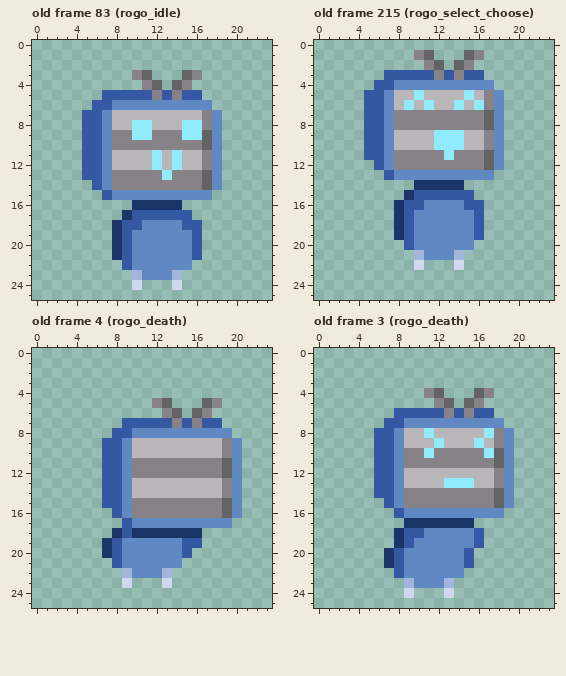
One commit to this pixel-art file: RawResources/Characters/Rogo/rogo.aseprite. This is how it looked before the edit.
24x26 pixels, 306 frames. Colours within 5 levels of each other are drawn and written as one. Shown: old frame 83 (rogo_idle), old frame 215 (rogo_select_choose), old frame 4 (rogo_death), old frame 3 (rogo_death). The commit also changed other frames, which this record leaves out.
The same view after the edit:
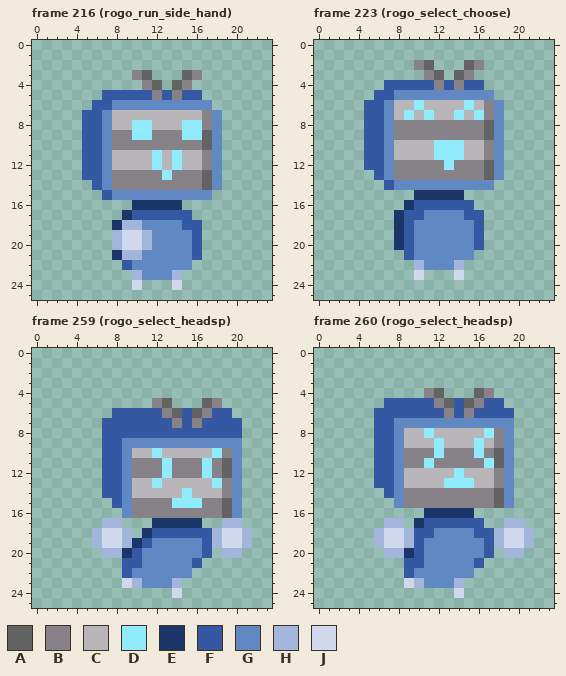
Palette (. is transparent): A #636363  B #878288  C #b8b6b9  D #90ebfd  E #1b3568  F #3458a2  G #6088c3  H #a3b5db  J #d0d8ed
A new or re-ordered frame is compared with the old frame closest to it.
Message: Add remaining character sprites and animations for Rogo
Diff:
frames 306 -> 347
layer "hands" added
Frame 216 (rogo_run_side_hand) is new; against old frame 83 (rogo_idle), layer "hands":
y 18: x 9..10 FF -> HH
y 19..20: x 8..11 EFGG -> HJJH
y 21: x 9..10 FG -> HH
Frame 223 (rogo_select_choose) against old frame 215 (rogo_select_choose), layer "rogo":
y 1: x 10..11 BA -> ..; x 15..16 AB -> ..
y 2: x 10..12 .BA -> BA.; x 14..16 AB. -> .AB
y 3: x 7..16 FFFFFBFBFF -> ....BA.AB.
y 4: x 6 F -> .; x 8..17 GGGGGGGGGG -> FFFFBFBFF.
y 5: x 5 F -> .; x 7..18 GCCDCCCCDCBG -> FGGGGGGGGGG.
y 6: x 9..11 DCD -> CDC; x 14..16 DCD -> CDC
y 7: x 8..17 BBBBBBBBBA -> CDCDCCDCDB
y 9: x 8..17 CCCCDDDCCB -> BBBBBBBBBA
y 11: x 8..12 BBBBB -> CCCCD; x 14..17 BBBA -> DCCB
y 12: x 5 . -> F; x 13 B -> D
y 13: x 6..18 .FGGGGGGGGGG. -> FGBBBBBBBBBAG
y 14: x 7..17 ...EEEEE... -> FGGGGGGGGGG
y 15: x 9..15 EFFFFFF -> .EEEEE.
y 16: x 8..9 EF -> .E; x 11..14 GGGG -> FFFF; x 16 F -> .
y 17: x 10 G -> F; x 15 G -> F
y 20: x 8 . -> E; x 16 . -> F
y 21: x 9..10 .H -> FG; x 14..15 H. -> GG
y 22: x 10..14 J...J -> HGGGH
y 23: x 10 . -> J; x 14 . -> J
Frame 259 (rogo_select_headsp) is new; against old frame 4 (rogo_death), layers "hands", "rogo":
y 6: x 8..12 ..... -> FFFFF; x 15 . -> F; x 18..19 .. -> FF
y 7: x 7..8 .. -> FF; x 19..20 .. -> FF
y 8: x 7 . -> F; x 10..20 GGGGGGGGGG. -> FFFFFFFFFFF
y 9: x 10..19 CCCCCCCCCB -> GGGGGGGGGG
y 10: x 12 C -> D; x 18 C -> D
y 11..12: x 13 B -> D; x 17 B -> D
y 13: x 12 C -> D; x 18 C -> D
y 14: x 15 C -> D
y 15: x 7 F -> .; x 14..16 BBB -> DDD
y 16: x 8 F -> .
y 17: x 7..20 ..FGGGGGGGGGG. -> HH...EEEEE..HH
y 18: x 6..10 ..EFE -> HJJH.; x 12..21 EEEEE..... -> FFFFFFHJJH
y 19: x 6..11 .EFGGG -> HJJHEF; x 15..21 FF..... -> GGFHJJH
y 20: x 7..10 EFGG -> HHEF; x 15..17 F.. -> GGF; x 19..20 .. -> HH
y 21: x 8..10 FGG -> .FF; x 15..16 .. -> GF
y 22: x 9 H -> F; x 13..15 H.. -> GGG
y 23: x 10..14 ...J. -> HGGGH
y 24: x 14 . -> J
Frame 260 (rogo_select_headsp) is new; against old frame 3 (rogo_death), layers "hands", "rogo":
y 5: x 7..11 ..... -> FFFFF; x 14 . -> F; x 17..18 .. -> FF
y 6: x 6..7 .. -> FF; x 18..19 .. -> FF
y 7: x 6 . -> F; x 8 F -> G; x 19 . -> G
y 10: x 11..12 DB -> BD; x 16..17 BD -> DB
y 11: x 11 B -> D; x 17 B -> D
y 12: x 14 C -> D
y 14: x 6 F -> .
y 15: x 7 F -> .
y 16: x 8..18 FGGGGGGGGGG -> ...EEEEE...
y 17: x 7..9 ..E -> HH.; x 11..16 EEEEE. -> FFFFFF; x 19..20 .. -> HH
y 18: x 6..9 ..EF -> HJJH; x 11 G -> F; x 17..21 ..... -> FHJJH
y 19: x 6..10 ..EFG -> HJJHF; x 16..21 F..... -> GFHJJH
y 20: x 7..10 EFGG -> HHEF; x 15..17 F.. -> GGF; x 19..20 .. -> HH
y 21: x 7..10 EFGG -> ..FF; x 15..16 F. -> GF
y 22: x 8..9 FG -> .F; x 15 . -> G
y 23: x 9..10 HG -> JH; x 13..14 H. -> GH
y 24: x 9 J -> .; x 13..14 J. -> .J
Pixel boxes of the changes (left, top, right, bottom) in both pictures:
changed: (112, 220, 152, 260)
changed: (364, 50, 504, 280)
changed: (92, 408, 252, 598)
changed: (374, 398, 534, 598)
